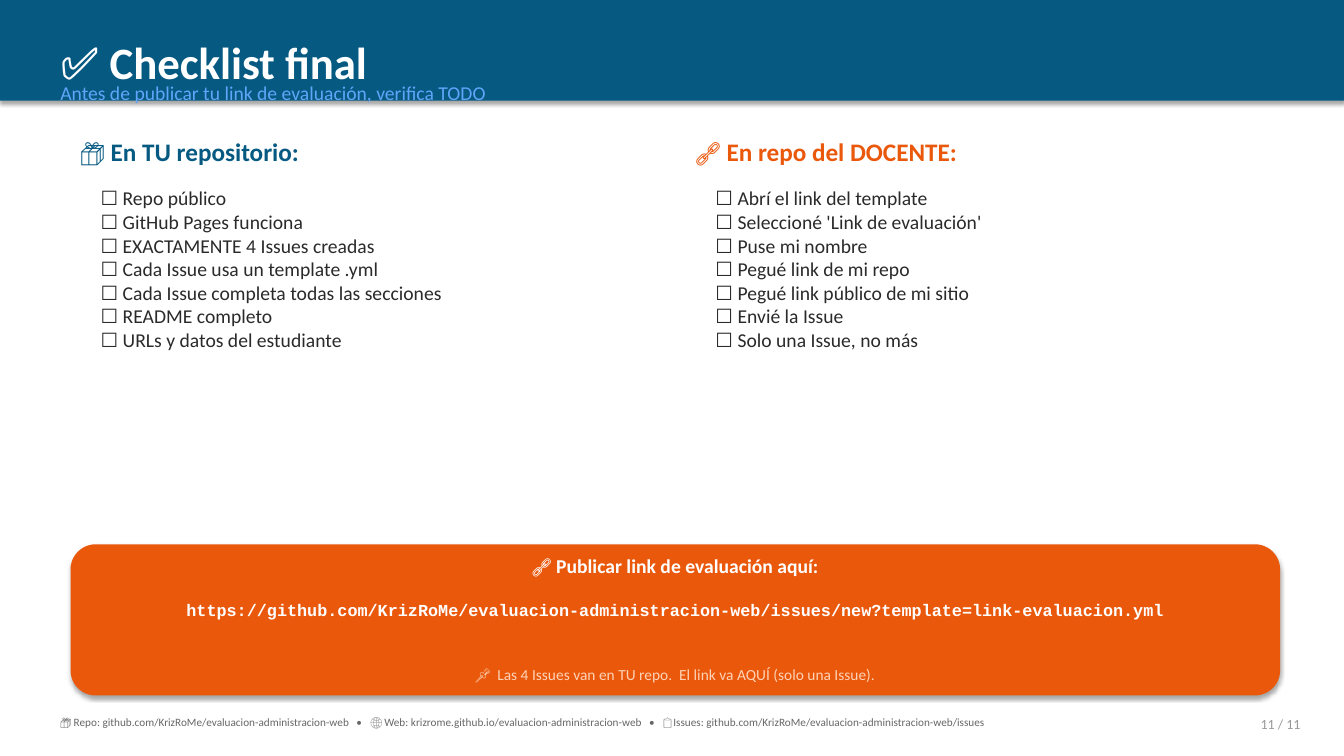
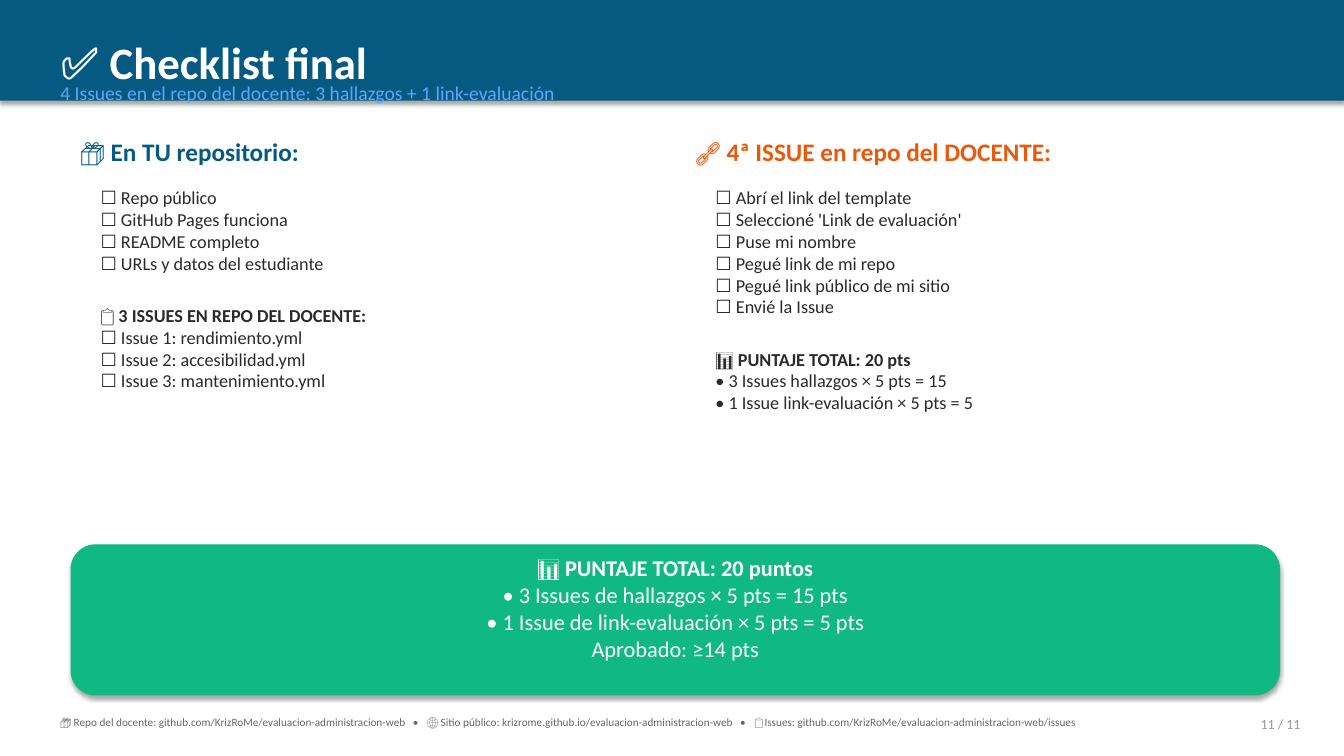
Before and after one commit to KrizRoMe/evaluacion-administracion-web, a slide deck: slide 11 of EVALUACION_PRACTICA_01.pptx. Drawn at 1344x756 pixels with LibreOffice and Linux fonts; fonts in the diff are those of the drawing. Boxes give left, top, right and bottom in pixels: in the first picture for what was removed or moved away, otherwise in the second. Text is boxed around its words. In the diff, an @@ line names an element or a change of style, - is before the commit and + after.

Commit message:
feat: 4 Issues en el repo del DOCENTE (3 hallazgos + 1 link-evaluación)
- PPT: 4 Issues × 5 pts = 20 pts
- 3 Issues de hallazgos: 1 rendimiento + 1 accesibilidad + 1 mantenimiento
- 4ª Issue: link-evaluación (link repo + link público)
- Todas las Issues se hacen en KrizRoMe/evaluacion-administracion-web/issues
- README plantilla con 4 secciones (Issue 1-4)
- Checklist actualizado
- Instrucciones actualizadas

```diff
--- a/EVALUACION_PRACTICA_01.pptx
+++ b/EVALUACION_PRACTICA_01.pptx
@@ text at bbox=[60, 86, 555, 105]: text changed @@
-Antes de publicar tu link de evaluación, verifica TODO
+4 Issues en el repo del docente: 3 hallazgos + 1 link-evaluación
@@ text at bbox=[727, 143, 1051, 165]: text changed @@
-🔗 En repo del DOCENTE:
+🔗 4ª ISSUE en repo del DOCENTE:
@@ text at bbox=[121, 191, 323, 273]: size 14 to 13 pt in "☐ Repo público", "☐ GitHub Pages funciona", "☐ README completo", "☐ URLs y datos del estudiante" @@
@@ text at bbox=[736, 191, 962, 313]: size 14 to 13 pt in "☐ Abrí el link del template", "☐ Seleccioné 'Link de evaluación'", "☐ Puse mi nombre", "☐ Pegué link de mi repo" and 2 more places @@
@@ text at bbox=[123, 239, 442, 303]: paragraphs removed @@
-☐ EXACTAMENTE 4 Issues creadas
-☐ Cada Issue usa un template .yml
-☐ Cada Issue completa todas las secciones
@@ text at bbox=[118, 310, 366, 390]: paragraphs added @@
+📋 3 ISSUES EN REPO DEL DOCENTE:
+☐ Issue 1: rendimiento.yml
+☐ Issue 2: accesibilidad.yml
+☐ Issue 3: mantenimiento.yml
@@ text at bbox=[729, 354, 973, 412]: text changed; size 14 to 13 pt @@
-☐ Solo una Issue, no más
+📊 PUNTAJE TOTAL: 20 pts
+• 3 Issues hallazgos × 5 pts = 15
+• 1 Issue link-evaluación × 5 pts = 5
@@ rounded rectangle at bbox=[71, 544, 1280, 696]: fill #EA580C to #10B981 @@
@@ text at bbox=[503, 561, 864, 661]: text changed; size 14 to 16 pt; bold off @@
-🔗 Publicar link de evaluación aquí:
+📊 PUNTAJE TOTAL: 20 puntos
+• 3 Issues de hallazgos × 5 pts = 15 pts
+• 1 Issue de link-evaluación × 5 pts = 5 pts
+Aprobado: ≥14 pts
@@ text removed at bbox=[186, 604, 1163, 620] @@
-https://github.com/KrizRoMe/evaluacion-administracion-web/issues/new?template=link-evaluacion.yml
@@ text removed at bbox=[497, 667, 874, 683] @@
-📌 Las 4 Issues van en TU repo. El link va AQUÍ (solo una Issue).
@@ text at bbox=[74, 718, 1076, 728]: text changed @@
-📦 Repo: github.com/KrizRoMe/evaluacion-administracion-web • 🌐 Web: krizrome.github.io/evaluacion-administracion-web • 📋 Issues: github.com/KrizRoMe/evaluacion-administracion-web/issues
+📦 Repo del docente: github.com/KrizRoMe/evaluacion-administracion-web • 🌐 Sitio público: krizrome.github.io/evaluacion-administracion-web • 📋 Issues: github.com/KrizRoMe/evaluacion-administracion-web/issues
```
Also in this commit, not shown: 10 other slides changed, 8 other files.
